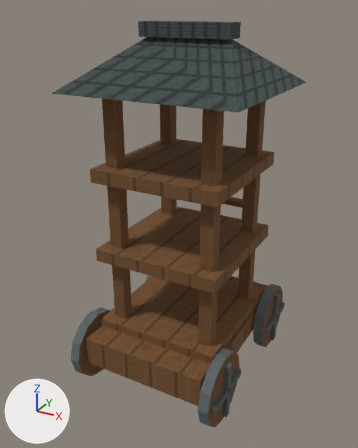
The glTF model app/src/main/assets/3d/field/unit-SIEGE_TOWER-lod0.glb as it was, and as the next commit left it.
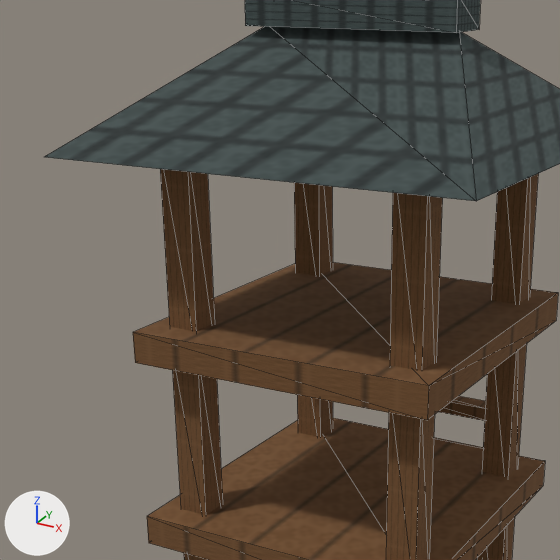
Each version appears first whole from a camera (50 mm lens) standing at (0.507, -0.961, 0.859) and looking at (-0.011, -0.019, 0.388), and next in a close-up on the part from 9% to 77% of the width and 6% to 60% of the height. Lighting does not change. The marker at lower left points along +X, +Y and +Z. The first two pictures are the older version. The close-ups show mesh edges as thin lines. Vertices at exactly the same position are counted once.
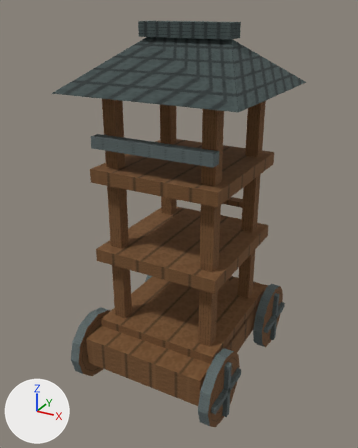
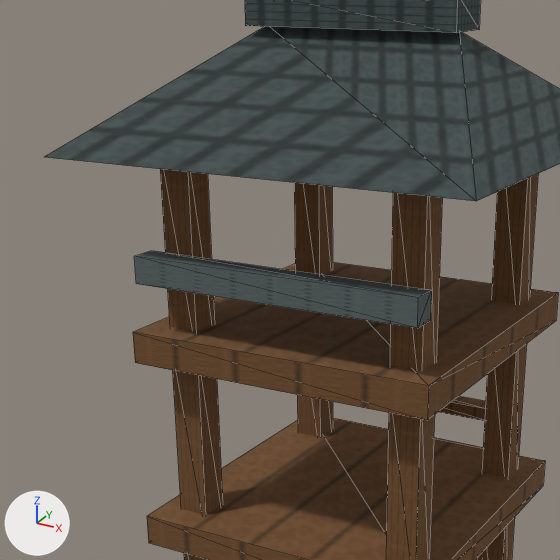
Where the change shows, as pixel boxes (x1, y1, x2, y2) in the close-ups (560 x 560 px):
part 1 of me_mesh_0, added: after (134, 251, 432, 328)

Diff of the bpy script that builds the scene:
```diff
--- a/app/src/main/assets/3d/field/unit-SIEGE_TOWER-lod0.glb.py
+++ b/app/src/main/assets/3d/field/unit-SIEGE_TOWER-lod0.glb.py
@@ me_mesh_0 @@
 # used by ob_mesh_0; location = (0.0, 0.0, 0.0)
-me_mesh_0.from_pydata(...)  # 350 vertices, 498 faces; spans x -0.2..0.2, y -0.245..0.245, z 0.0..0.83
+me_mesh_0.from_pydata(...)  # 358 vertices, 508 faces; spans x -0.2..0.2, y -0.245..0.245, z 0.0..0.83
+# me_mesh_0 part 1
+# 8 vertices are added at x -0.14..0.14, y -0.162..-0.138, z 0.587..0.613
+# 10 new faces join them
 me_mesh_0.materials.append(mat_material_0)
```
